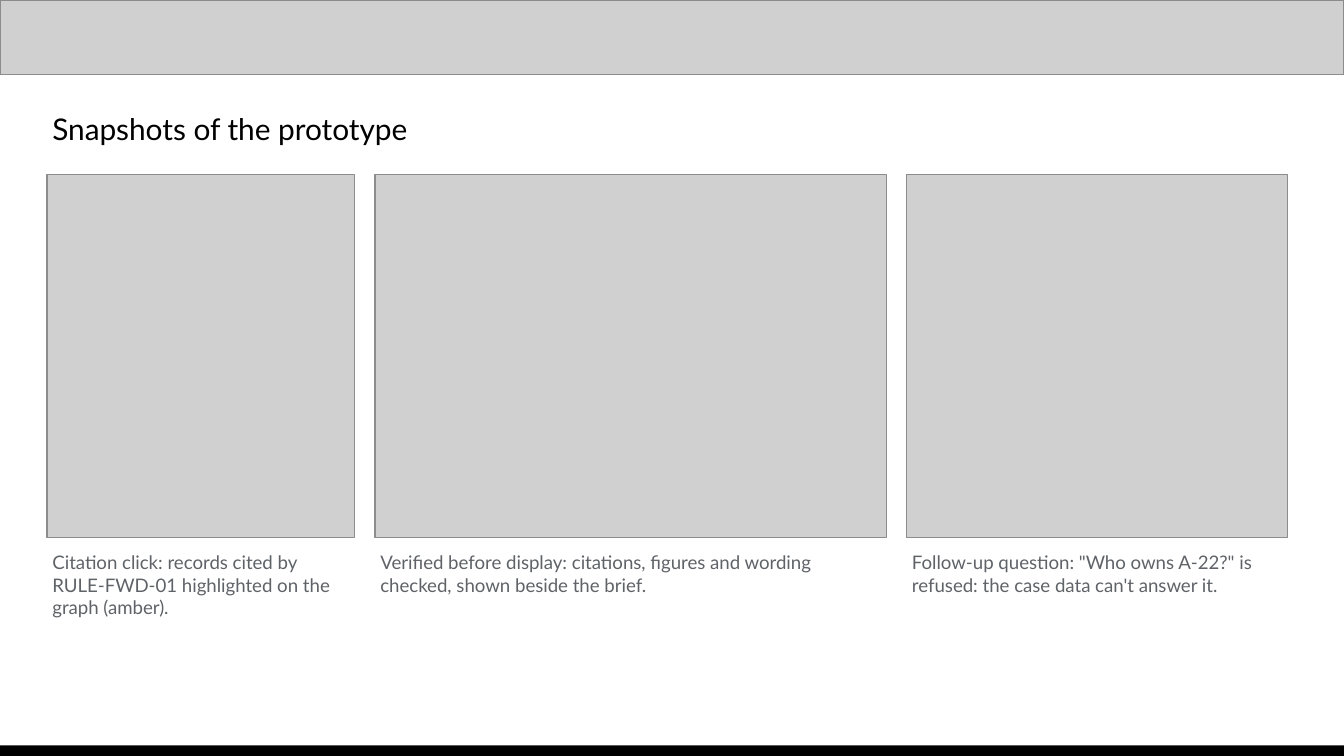
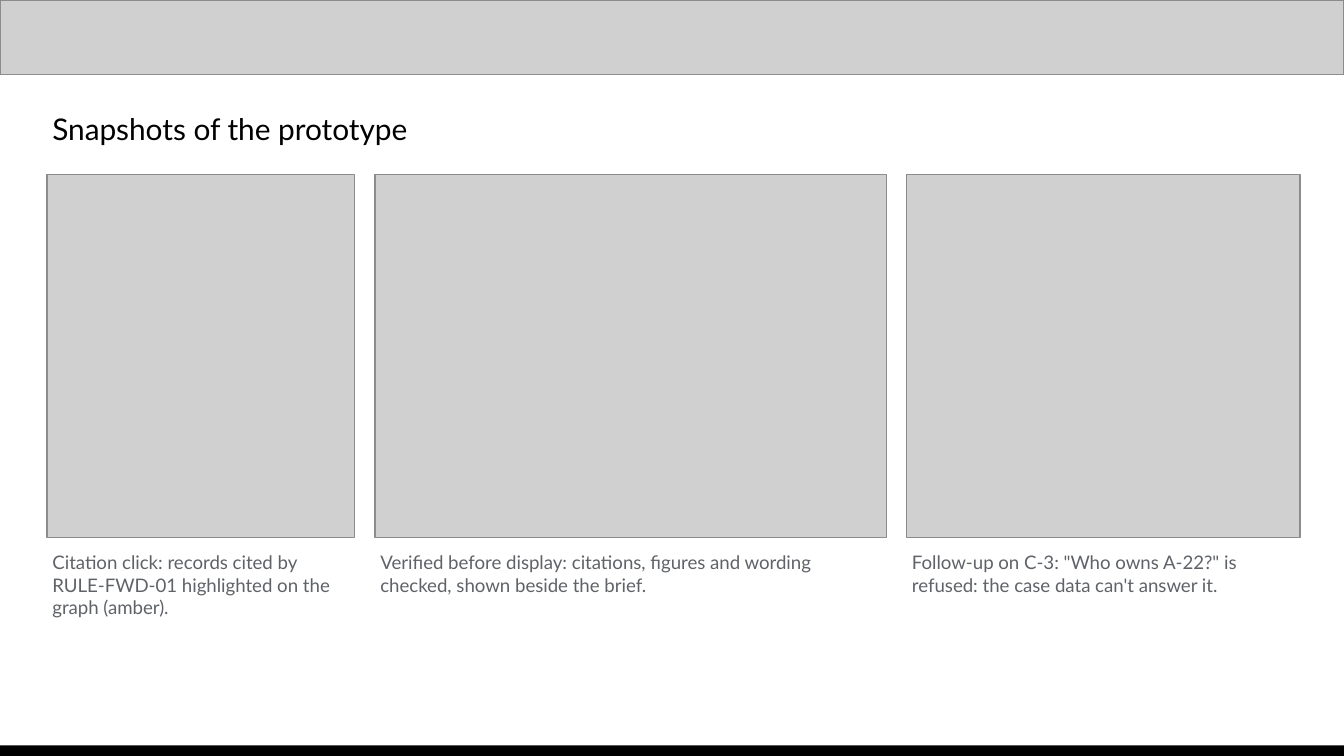
Before and after one commit to shieryl-ryle/traceguard, a slide deck: slide 10 of submission/TraceGuard-proposal.pptx. Drawn at 1344x756 pixels with LibreOffice and Linux fonts; fonts in the diff are those of the drawing; grey boxes stand for pictures. Boxes give left, top, right and bottom in pixels: in the first picture for what was removed or moved away, otherwise in the second. Text is boxed around its words. In the diff, an @@ line names an element or a change of style, - is before the commit and + after.

Commit message:
docs(TASK-007): polish the proposal deck for submission
- slide 13: real demo video link (public Drive file) and the portal's "3–4 Minutes" label
- slide 3: "graph tools compute, Gemini explains, the analyst judges" (matches the video)
- slides 8 and 11: one measured latency, 3–9 s at LOW thinking
- slide 7: Google Cloud, Gemini and Vertex AI marks on the architecture
- slide 10: follow-up refusal retaken on C-3, where A-22 actually appears
- slide 2: in -> out -> decision strip; slide 15 closes on the product promise and links
- checklist and screenshot provenance updated; deck passes package validation

```diff
--- a/submission/TraceGuard-proposal.pptx
+++ b/submission/TraceGuard-proposal.pptx
@@ picture: place and size @@
-picture at (907, 175, 1288, 538)
+picture at (907, 175, 1301, 538)
@@ text at (912, 555, 1237, 592): text changed @@
-Follow-up question: "Who owns A-22?" is refused: the case data can't answer it.
+Follow-up on C-3: "Who owns A-22?" is refused: the case data can't answer it.
```
Also in this commit, not shown: 6 other slides changed, 1 slide added, 1 slide removed, 7 other files.
